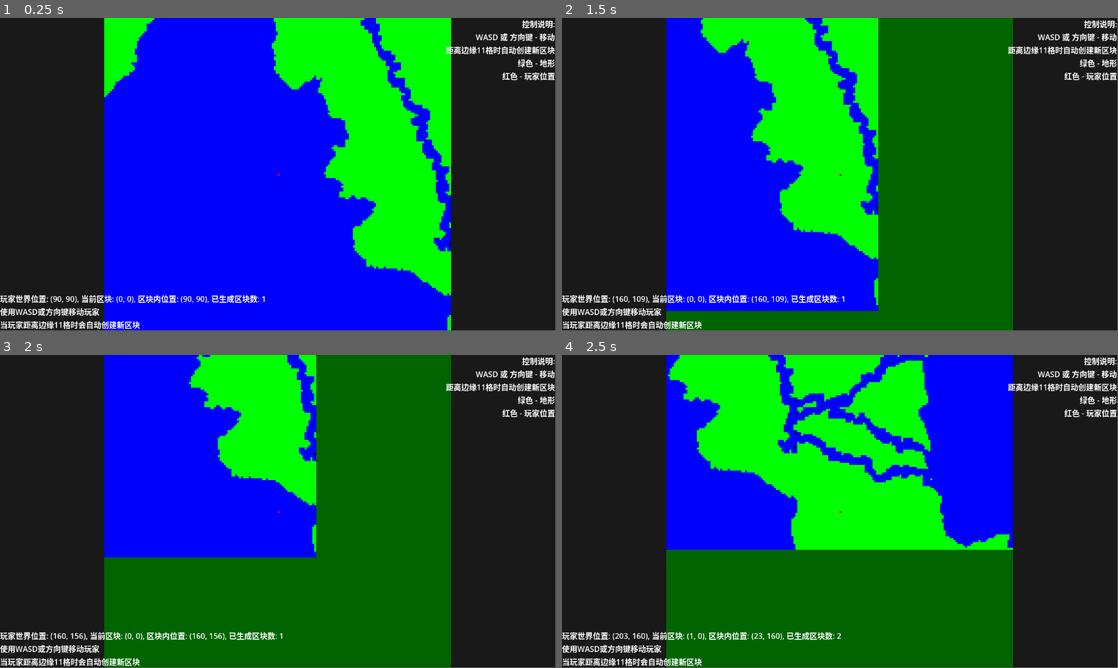
Above: before the commit, frames 1-4 (two rows, left to right).
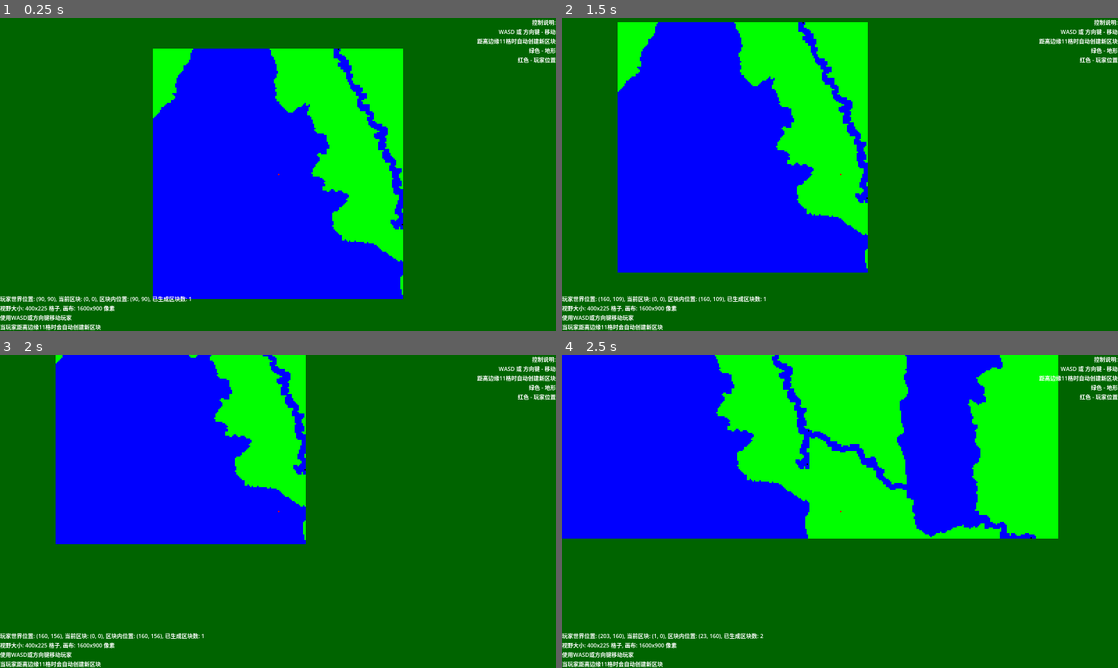
Above: after the commit, the same moments.

Repository: AliveGh0st/overmapchunkdemo
Game: Godot game, scene res://overmap_system.tscn
Two runs of this game, one before a commit and one after it. Both use one fixed random seed, a clock stepped at 60 frames per second and the inputs below.
Inputs:
- Up to frame 1 (0.25 s): no input
- Up to frame 2 (1.5 s): tap Enter at 0.5 s; hold Right (ui_right) 0.53-1.28 s; hold Down (ui_down) from 1.28 s (still down)
- Up to frame 3 (2 s): keep holding Down (ui_down)
- Up to frame 4 (2.5 s): release Down (ui_down) at 2.03 s; hold Right (ui_right) from 2.03 s (still down)
The window is 799x449 before the commit and 800x450 after it. Grey fills any space a smaller window leaves; there, only what the larger window draws over its background counts as a difference.

The runs differ from the first frame. In frame 1, 69% of the frame differs, in the area x 0-100%, y 0-100%; in frame 2, 49%; in frame 3, 43%; in frame 4, 52%.

Commit message:
优化地图渲染器，动态计算渲染区域和画布大小，添加视口大小变化监听

Diff:
--- a/overmap_renderer.gd
+++ b/overmap_renderer.gd
@@ -4,10 +4,12 @@
 # 连续地图overmap渲染器
 
 # 地图设置
-const MAP_SIZE = 180  # 当前渲染区域：180x180 格子
-const CELL_SIZE = 4   # 每个格子4像素
+var map_size_x: int  # 动态计算的渲染区域宽度（格子数）
+var map_size_y: int  # 动态计算的渲染区域高度（格子数）
+const CELL_SIZE = 4   # 每个格子的像素大小
 const BORDER_THRESHOLD = 11  # 距离边缘11格时创建新区块
-const CANVAS_SIZE = MAP_SIZE * CELL_SIZE  # 720x720 像素
+var canvas_size_x: int  # 动态计算的画布宽度（像素）
+var canvas_size_y: int  # 动态计算的画布高度（像素）
 const CHUNK_SIZE = 180  # 区块大小
 
 # 颜色设置
@@ -50,6 +52,10 @@
 var canvas_texture: ImageTexture
 var canvas_image: Image
 
+# 渲染优化变量
+var last_render_world_pos: Vector2i = Vector2i(-999999, -999999)  # 上次渲染时的玩家世界位置
+var render_dirty: bool = true  # 是否需要重新渲染
+
 # 湖泊噪声生成器
 var lake_noise: FastNoiseLite
 
@@ -57,10 +63,40 @@
 var chunk_creation_cooldown: float = 0.0
 var COOLDOWN_TIME: float = 0.5  # 半秒冷却时间
 
+func update_viewport_size():
+	"""根据当前视口大小更新地图渲染尺寸"""
+	var viewport_size = get_viewport().get_visible_rect().size
+	map_size_x = int(viewport_size.x / CELL_SIZE)
+	map_size_y = int(viewport_size.y / CELL_SIZE)
+	canvas_size_x = map_size_x * CELL_SIZE
+	canvas_size_y = map_size_y * CELL_SIZE
+
+	print("视口大小更新: %dx%d 像素, 地图格子: %dx%d, 画布: %dx%d" % [
+		viewport_size.x, viewport_size.y, map_size_x, map_size_y, canvas_size_x, canvas_size_y
+	])
+
+func _on_viewport_size_changed():
+	"""当视口大小变化时重新计算并重新创建画布"""
+	var old_canvas_size_x = canvas_size_x
+	var old_canvas_size_y = canvas_size_y
+
+	update_viewport_size()
+
+	# 只有当画布尺寸实际发生变化时才重新创建画布
+	if canvas_size_x != old_canvas_size_x or canvas_size_y != old_canvas_size_y:
+		setup_canvas()
+		print("画布尺寸变化，重新创建画布: %dx%d -> %dx%d" % [
+			old_canvas_size_x, old_canvas_size_y, canvas_size_x, canvas_size_y
+		])
+
 func _ready():
 	add_to_group("overmap_manager")
+	update_viewport_size()  # 计算视野大小
 	setup_canvas()
 	setup_lake_noise()
+
+	# 监听窗口大小变化
+	get_viewport().size_changed.connect(_on_viewport_size_changed)
 
 	# 查找玩家
 	await get_tree().process_frame
@@ -82,14 +118,25 @@
 	# 检查玩家位置，必要时生成新区块
 	check_and_generate_chunks()
 
-	# 更新画布
-	update_canvas_rendering()
+	# 获取当前玩家世界位置
+	var world_pos = player_ref.global_position
+	var current_world_pos = Vector2i(
+		int(world_pos.x / 32.0),
+		int(world_pos.y / 32.0)
+	)
+
+	# 只有当玩家位置发生变化或标记为dirty时才重新渲染
+	if current_world_pos != last_render_world_pos or render_dirty:
+		last_render_world_pos = current_world_pos
+		render_dirty = false
+		update_canvas_rendering()
 
 func setup_canvas():
 	"""初始化画布"""
-	canvas_image = Image.create(CANVAS_SIZE, CANVAS_SIZE, false, Image.FORMAT_RGB8)
+	canvas_image = Image.create(canvas_size_x, canvas_size_y, false, Image.FORMAT_RGB8)
 	canvas_texture = ImageTexture.new()
 	canvas_texture.set_image(canvas_image)
+	render_dirty = true  # 标记需要重新渲染
 
 func setup_lake_noise():
 	"""初始化湖泊噪声生成器"""
@@ -144,6 +191,7 @@
 		return
 
 	generated_chunks[chunk_coord] = true
+	render_dirty = true  # 标记需要重新渲染，因为有新地形生成
 
 	# 计算区块在世界坐标中的起始位置
 	var world_start_x = chunk_coord.x * CHUNK_SIZE
@@ -158,15 +206,18 @@
 			terrain_data[Vector2i(world_x, world_y)] = TERRAIN_TYPE_LAND # 修正：设置为土地类型
 
 	# 在基础地形生成后，尝试生成河流
+	# 注意：河流生成时会检查湖泊噪声，避免在将来会成为湖泊的位置生成河流
 	if RIVER_DENSITY_PARAM > 0.0:
 		_place_rivers_for_chunk(chunk_coord)
 
 	# 在河流生成后，尝试生成湖泊
+	# 湖泊会覆盖河流，但河流生成时已经避开了湖泊区域，减少冲突
 	_place_lakes_for_chunk(chunk_coord)
 
 func _place_rivers_for_chunk(p_chunk_coord: Vector2i):
 	# GDScript translation of C++ place_rivers function
 	# OMAPX and OMAPY are CHUNK_SIZE in this context
+	# 河流生成时会检查湖泊噪声，避免在湖泊位置生成河流，符合C++原版逻辑
 	var river_placement_chance_divider = int(max(1.0, 1.0 / RIVER_DENSITY_PARAM))
 	var river_brush_size_factor = int(max(1.0, RIVER_DENSITY_PARAM))
 
@@ -196,7 +247,7 @@
 			   is_world_coord_river.call(p_neighbour_world + Vector2i(-1, 0)):
 				if starts_from_north_added < 3 and \
 				   _one_in(river_placement_chance_divider) and (river_starts_local.is_empty() or \
-				   river_starts_local.back().x < (i - 6) * river_brush_size_factor ): # river_scale in C++ is river_brush_size_factor here for spacing
+				   river_starts_local.back().x < (i - 8) * river_brush_size_factor ): # river_scale in C++ is river_brush_size_factor here for spacing
 					river_starts_local.append(p_mine_local)
 					starts_from_north_added += 1
 
@@ -218,7 +269,7 @@
 			   is_world_coord_river.call(p_neighbour_world + Vector2i(0, -1)):
 				if starts_from_west_added < 3 and \
 				   _one_in(river_placement_chance_divider) and (river_starts_local.size() == rivers_from_north_count or \
-				   river_starts_local.back().y < (i - 6) * river_brush_size_factor):
+				   river_starts_local.back().y < (8) * river_brush_size_factor):
 					river_starts_local.append(p_mine_local)
 					starts_from_west_added += 1
 
@@ -239,7 +290,7 @@
 			   is_world_coord_river.call(p_neighbour_world + Vector2i(-1, 0)):
 				if ends_from_south_added < 3 and \
 				   (river_ends_local.is_empty() or \
-				   river_ends_local.back().x < (i - 6) ): # Spacing, original C++ seems to not use river_scale here
+				   river_ends_local.back().x < (i - 8) ): # Spacing, original C++ seems to not use river_scale here
 					river_ends_local.append(p_mine_local)
 					ends_from_south_added += 1
 
@@ -261,7 +312,7 @@
 			   is_world_coord_river.call(p_neighbour_world + Vector2i(0, -1)):
 				if ends_from_east_added < 3 and \
 				   (river_ends_local.size() == rivers_to_south_count or \
-				   river_ends_local.back().y < (i - 6)): # Spacing
+				   river_ends_local.back().y < (i - 8)): # Spacing
 					river_ends_local.append(p_mine_local)
 					ends_from_east_added += 1
 
@@ -415,8 +466,8 @@
 						continue
 
 					var world_coord = _local_to_world(brush_point_local, p_chunk_coord)
-					# Assuming no lakes: C++: if( !ter( p )->is_lake() && one_in( river_chance ) )
-					if _one_in(river_placement_chance_divider):
+					# C++: if( !ter( p )->is_lake() && one_in( river_chance ) )
+					if not _is_lake_at(world_coord) and _one_in(river_placement_chance_divider):
 						terrain_data[world_coord] = TERRAIN_TYPE_RIVER
 
 		# If p2 didn't move, and it's not the target, force a small step to avoid getting stuck.
@@ -441,11 +492,19 @@
 			if _is_inbounds_local(brush_p_local):
 				var world_coord = _local_to_world(brush_p_local, p_chunk_coord)
 				# C++: if( !ter( p )->is_lake() && one_in( river_chance ) )
-				# Assuming no lakes for now.
-				if force_place or _one_in(chance_divider):
+				if not _is_lake_at(world_coord) and (force_place or _one_in(chance_divider)):
 					terrain_data[world_coord] = TERRAIN_TYPE_RIVER
 
 # --- Helper Functions for River Generation ---
+func _is_lake_at(world_coord: Vector2i) -> bool:
+	"""检查指定世界坐标是否是湖泊（已存在的湖泊地形或噪声预判的湖泊位置）"""
+	var terrain_type = terrain_data.get(world_coord, TERRAIN_TYPE_EMPTY)
+	# 首先检查已存在的湖泊地形
+	if terrain_type == TERRAIN_TYPE_LAKE_SURFACE or terrain_type == TERRAIN_TYPE_LAKE_SHORE:
+		return true
+	# 然后检查噪声，预判这个位置是否会成为湖泊
+	return _is_lake_noise_at(world_coord)
+
 func _local_to_world(local_pos: Vector2i, p_chunk_coord: Vector2i) -> Vector2i:
 	var world_start_x = p_chunk_coord.x * CHUNK_SIZE
 	var world_start_y = p_chunk_coord.y * CHUNK_SIZE
@@ -648,12 +707,12 @@
 	var center_world_y = int(world_pos.y / 32.0) # Assuming 32.0 is tile size for player pos
 
 	# 计算渲染区域的世界坐标范围
-	var render_start_x = center_world_x - int(MAP_SIZE / 2.0)
-	var render_start_y = center_world_y - int(MAP_SIZE / 2.0)
+	var render_start_x = center_world_x - int(map_size_x / 2.0)
+	var render_start_y = center_world_y - int(map_size_y / 2.0)
 
 	# 绘制地形
-	for x_canvas in range(MAP_SIZE): # Renamed to x_canvas for clarity
-		for y_canvas in range(MAP_SIZE): # Renamed to y_canvas for clarity
+	for x_canvas in range(map_size_x): # Renamed to x_canvas for clarity
+		for y_canvas in range(map_size_y): # Renamed to y_canvas for clarity
 			var world_x = render_start_x + x_canvas
 			var world_y = render_start_y + y_canvas
 			var world_coord = Vector2i(world_x, world_y)
@@ -679,7 +738,7 @@
 				draw_cell_at_canvas_pos(Vector2i(x_canvas, y_canvas), color_to_draw)
 
 	# 绘制玩家（始终在画布中心）
-	var player_canvas_pos = Vector2i(int(MAP_SIZE / 2.0), int(MAP_SIZE / 2.0))
+	var player_canvas_pos = Vector2i(int(map_size_x / 2.0), int(map_size_y / 2.0))
 	draw_cell_at_canvas_pos(player_canvas_pos, PLAYER_COLOR)
 
 	canvas_texture.set_image(canvas_image)
@@ -687,7 +746,7 @@
 
 func draw_cell_at_canvas_pos(canvas_pos: Vector2i, color: Color):
 	"""在画布指定位置绘制一个格子"""
-	if canvas_pos.x < 0 or canvas_pos.x >= MAP_SIZE or canvas_pos.y < 0 or canvas_pos.y >= MAP_SIZE:
+	if canvas_pos.x < 0 or canvas_pos.x >= map_size_x or canvas_pos.y < 0 or canvas_pos.y >= map_size_y:
 		return
 
 	var pixel_x = canvas_pos.x * CELL_SIZE
@@ -697,7 +756,7 @@
 		for dy in range(CELL_SIZE):
 			var px = pixel_x + dx
 			var py = pixel_y + dy
-			if px < CANVAS_SIZE and py < CANVAS_SIZE:
+			if px < canvas_size_x and py < canvas_size_y:
 				canvas_image.set_pixel(px, py, color)
 
 func _draw():
@@ -716,6 +775,7 @@
 	var local_x = world_grid_x - current_chunk.x * CHUNK_SIZE
 	var local_y = world_grid_y - current_chunk.y * CHUNK_SIZE
 
-	return "玩家世界位置: (%d, %d), 当前区块: %s, 区块内位置: (%d, %d), 已生成区块数: %d" % [
-		world_grid_x, world_grid_y, str(current_chunk), local_x, local_y, generated_chunks.size()
+	return "玩家世界位置: (%d, %d), 当前区块: %s, 区块内位置: (%d, %d), 已生成区块数: %d\n视野大小: %dx%d 格子, 画布: %dx%d 像素" % [
+		world_grid_x, world_grid_y, str(current_chunk), local_x, local_y, generated_chunks.size(),
+		map_size_x, map_size_y, canvas_size_x, canvas_size_y
 	]
--- a/overmap_system.tscn
+++ b/overmap_system.tscn
@@ -26,15 +26,9 @@
 
 [node name="OvermapRenderer" type="Control" parent="."]
 layout_mode = 1
-anchors_preset = 8
-anchor_left = 0.5
-anchor_top = 0.5
-anchor_right = 0.5
-anchor_bottom = 0.5
-offset_left = -360.0
-offset_top = -360.0
-offset_right = 360.0
-offset_bottom = 360.0
+anchors_preset = 15
+anchor_right = 1.0
+anchor_bottom = 1.0
 grow_horizontal = 2
 grow_vertical = 2
 script = ExtResource("1_renderer")
--- a/project.godot
+++ b/project.godot
@@ -18,6 +18,11 @@
 [debug]
 
 file_logging/enable_file_logging=true
+
+[display]
+
+window/size/viewport_width=1600
+window/size/viewport_height=900
 
 [editor]
 
